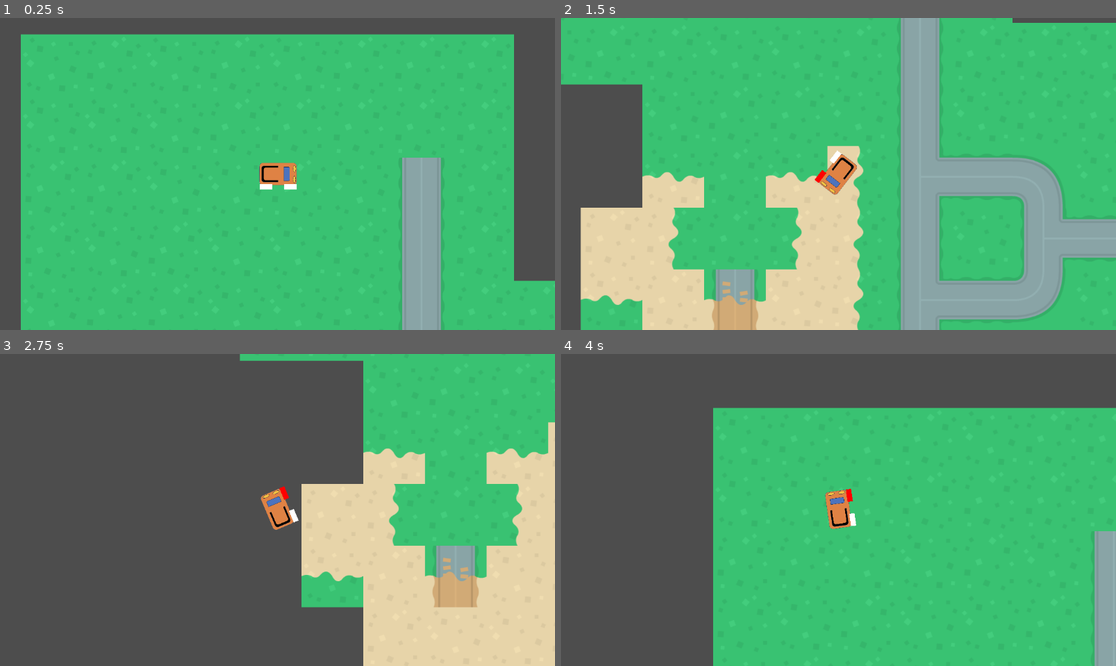
Above: before the commit, frames 1-4 (two rows, left to right).
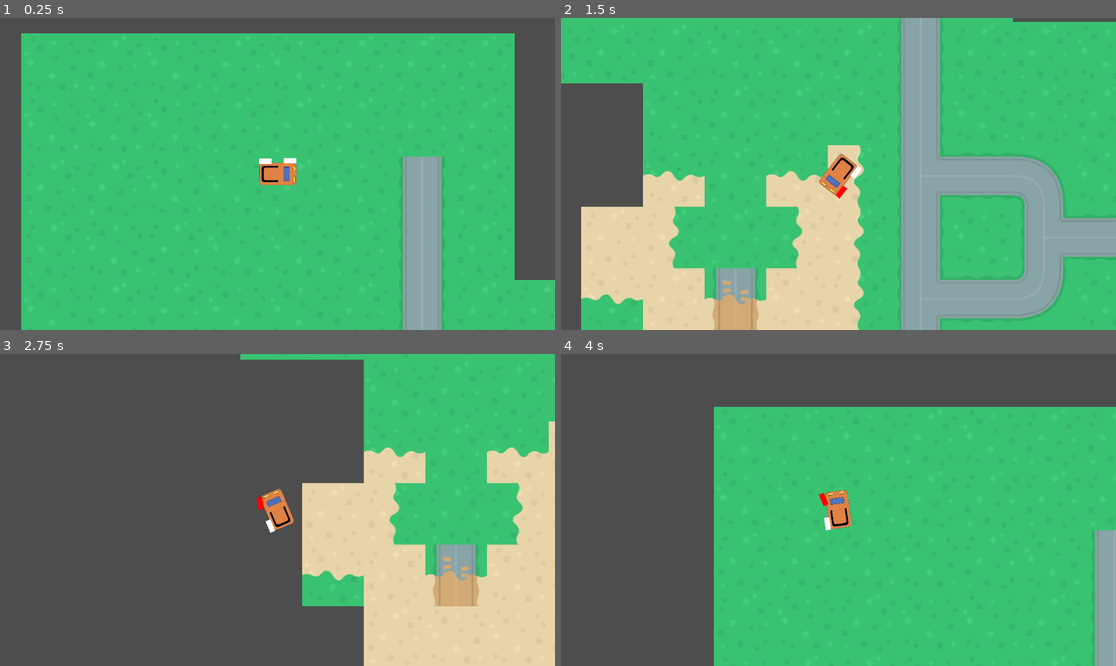
Above: after the commit, the same moments.

Repository: joshmutus/godotstuff
Game: Godot game, scene res://world.tscn
The game is run twice, just before and just after one commit, with the same random seed, the same clock (stepped at 60 frames per second) and the same inputs.
Inputs:
- Up to frame 1 (0.25 s): no input
- Up to frame 2 (1.5 s): tap Enter at 0.5 s; hold Right (steer_right) 0.53-1.28 s; hold Up (gas) 0.53-1.28 s; hold Down (brake) from 1.28 s (still down); tap Up (gas) at 1.35 s
- Up to frame 3 (2.75 s): release Down (brake) at 2.03 s; hold Right (steer_right) from 2.03 s (still down); hold Up (gas) from 2.03 s (still down)
- Up to frame 4 (4 s): release Up (gas) at 2.78 s; tap Up (gas) at 2.85 s; release Right (steer_right) at 3.53 s; hold Left (steer_left) from 3.53 s (still down); hold Up (gas) from 3.53 s (still down)

The runs differ from the first frame. In frame 1, 1.0% of the frame differs, in the area x 3-100%, y 4-100%; in frame 2, 2.0%, in the area x 0-100%, y 0-100%; in frame 3, 1.2%; in frame 4, 0.7%.

Commit message:
Add tiles, add wheels that turn.

Diff:
--- a/car.gd
+++ b/car.gd
@@ -45,6 +45,9 @@
 		turn -= 1
 
 	steer_direction = turn * deg_to_rad(steering_angle)
+	# %fw_rect.
+	%fw_rect.pivot_offset = %fw_rect.size / 2
+	%fw_rect.rotation = steer_direction
 
 	if Input.is_action_pressed("gas"):
 		velocity = transform.x * engine_power
--- a/car.tscn
+++ b/car.tscn
@@ -22,14 +22,16 @@
 
 [node name="fw_rect" type="ColorRect" parent="."]
 unique_name_in_owner = true
-offset_left = 14.0
-offset_top = 21.0
-offset_right = 40.0
-offset_bottom = 32.0
+offset_left = 13.0
+offset_top = -33.0
+offset_right = 39.0
+offset_bottom = -22.0
+metadata/_edit_use_anchors_ = true
 
 [node name="rw_rect" type="ColorRect" parent="."]
 unique_name_in_owner = true
-offset_left = -37.0
-offset_top = 21.0
-offset_right = -11.0
-offset_bottom = 32.0
+offset_left = -38.0
+offset_top = -32.0
+offset_right = -12.0
+offset_bottom = -21.0
+metadata/_edit_use_anchors_ = true
--- a/world.tscn
+++ b/world.tscn
@@ -467,7 +467,7 @@
 
 [node name="racing_terrain" type="TileMap" parent="."]
 z_index = -1
-position = Vector2(599, 640)
+position = Vector2(600, 638)
 tile_set = SubResource("TileSet_t3x3h")
 format = 2
 layer_0/tile_data = PackedInt32Array(65538, 131072, 0, 65539, 131072, 0, 65540, 131072, 0, 65541, 131072, 0, 65542, 131 …(8394 unchanged characters)…
